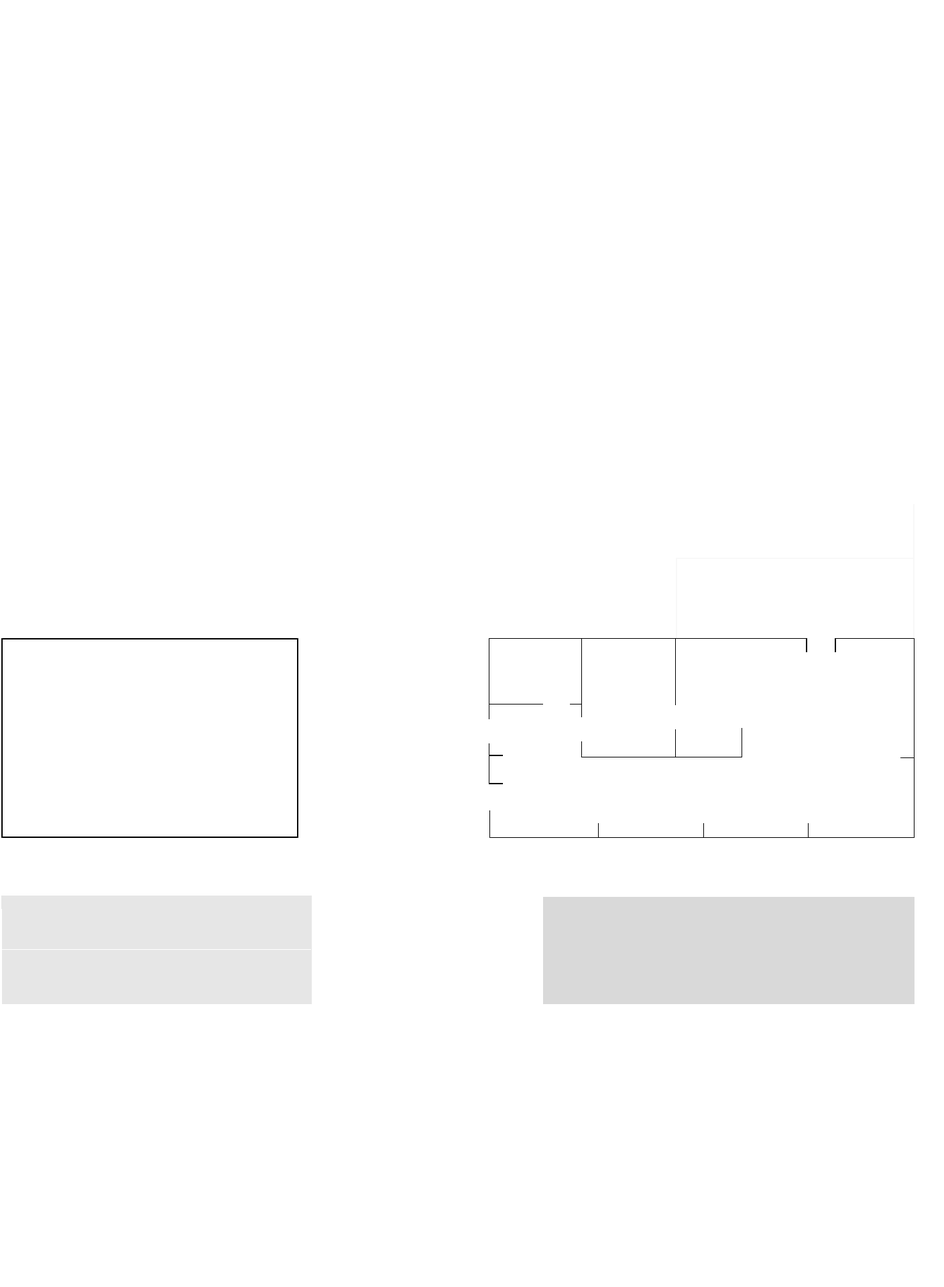
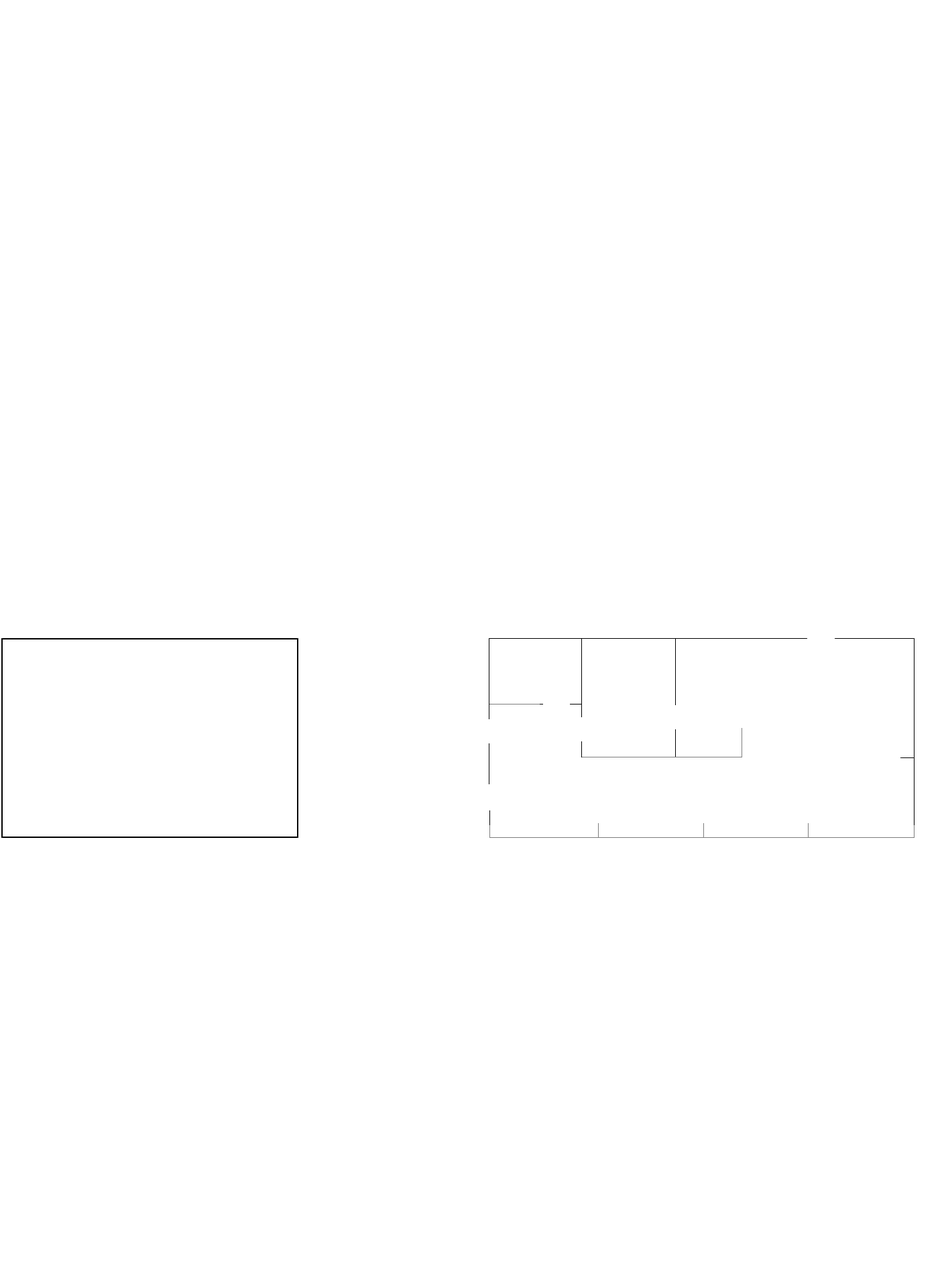
Layered file, before and after one edit (944 x 1287). Changes by layer:
hid "Tribune" over (1, 895, 915, 1005)
hid "Hokjes" over (675, 504, 915, 639)
hid "Versteviging" over (489, 639, 837, 785)
painted on "heightmap.pgm" over (489, 704, 915, 839)
